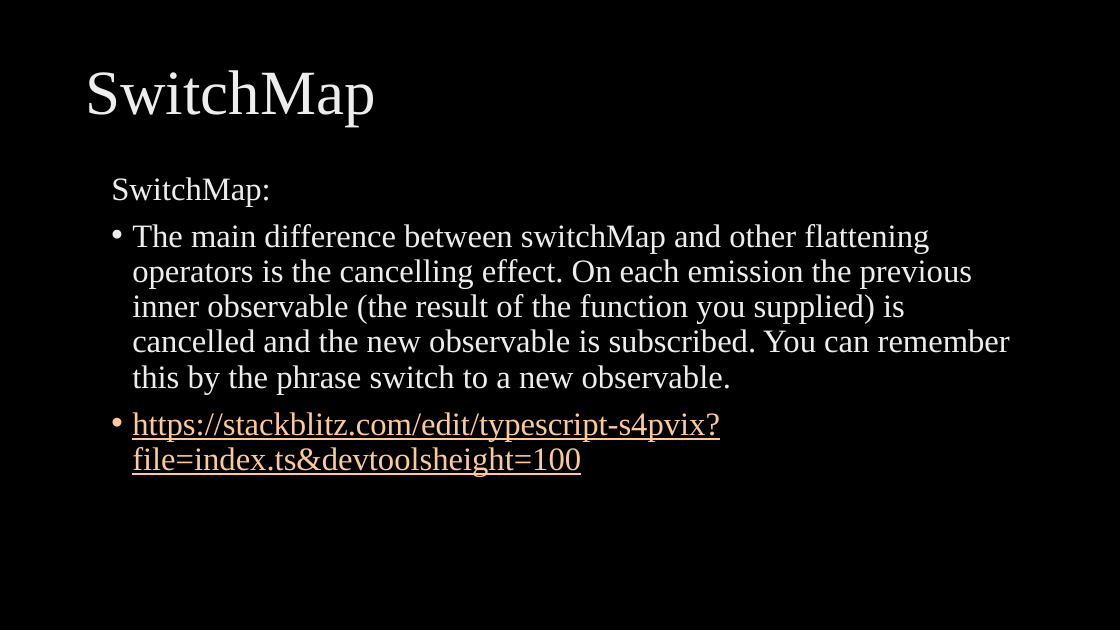
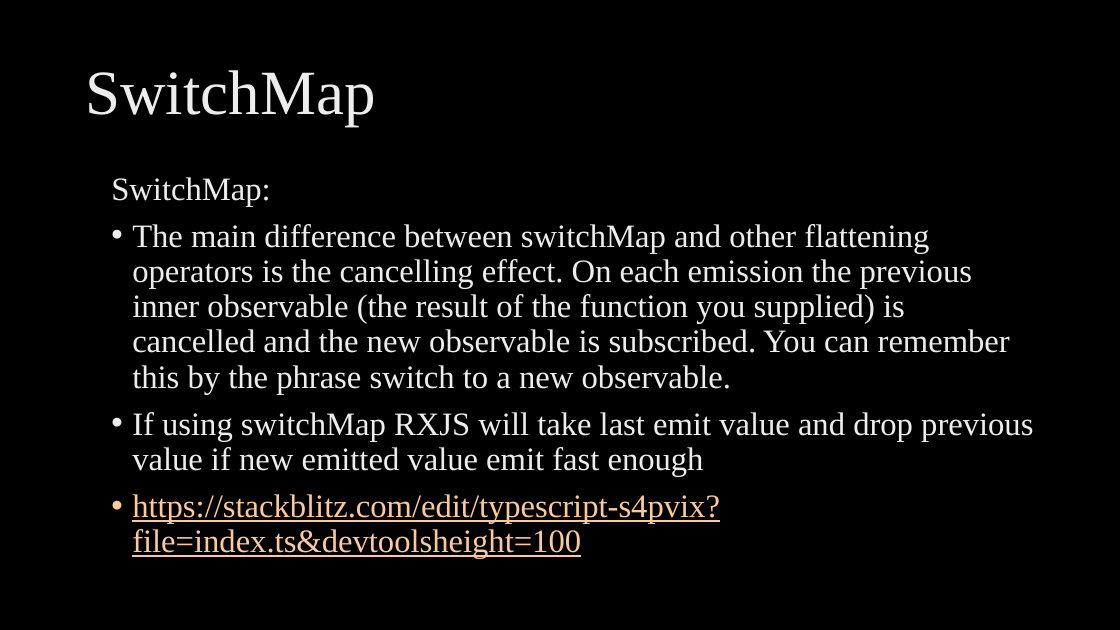
Before and after one commit to ngohungphuc/Presentation, a slide deck: slide 8 of RXJS Make it easy/RXJS Make it easy.pptx. Drawn at 1120x630 pixels with LibreOffice and Linux fonts; fonts in the diff are those of the drawing; background and template pictures are left out. Boxes give left, top, right and bottom in pixels: in the first picture for what was removed or moved away, otherwise in the second. Text is boxed around its words. In the diff, an @@ line names an element or a change of style, - is before the commit and + after.

```diff
--- a/RXJS Make it easy/RXJS Make it easy.pptx
+++ b/RXJS Make it easy/RXJS Make it easy.pptx
@@ text at (132,412,1033,476): paragraph added @@
+• If using switchMap RXJS will take last emit value and drop previous value if new emitted value emit fast enough
```
Also in this commit, not shown: 1 other slide changed, 2 slides added, 1 slide removed, 1 other file.
